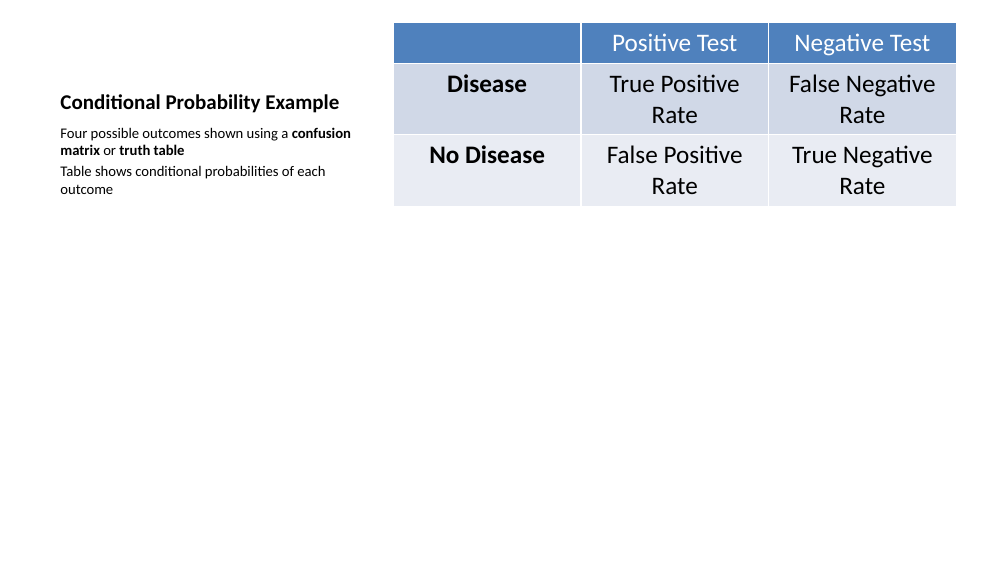
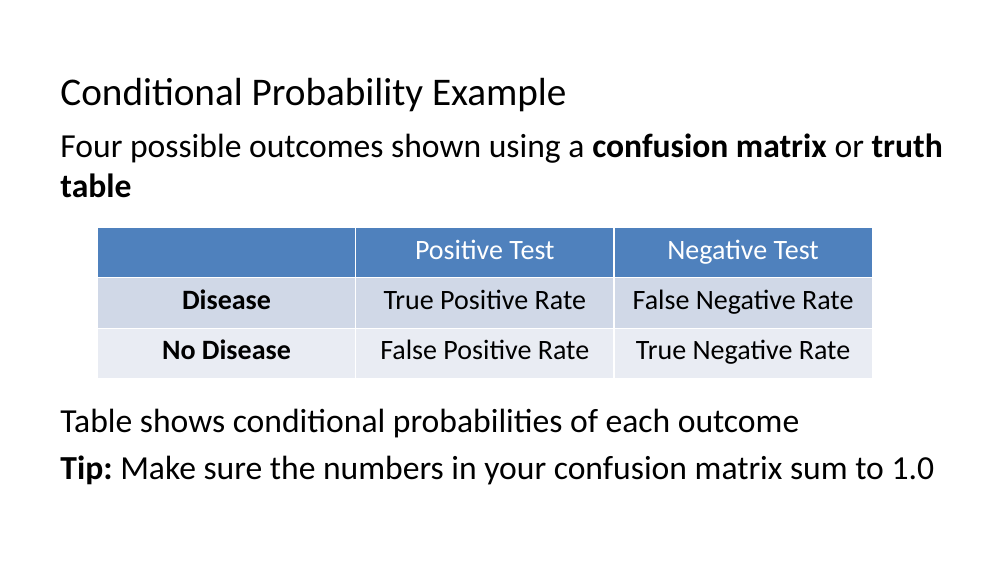
Before and after one commit to StephenElston/CSCI-E-83, a slide deck: slide 28 of LectureSlides/03b_WhenOneThingDependsOnAother.pptx (slide 24 before the commit). Drawn at 1008x567 pixels with LibreOffice and Linux fonts; fonts in the diff are those of the drawing. Boxes give left, top, right and bottom in pixels: in the first picture for what was removed or moved away, otherwise in the second. Text is boxed around its words. In the diff, an @@ line names an element or a change of style, - is before the commit and + after.

Commit message:
Edited Powerpoint slide deck

```diff
--- a/LectureSlides/03b_WhenOneThingDependsOnAother.pptx
+++ b/LectureSlides/03b_WhenOneThingDependsOnAother.pptx
@@ title "Conditional Probability Example" at [60,77,566,112]: size 15 to 28 pt, bold off @@
@@ text at [60,133,943,438]: size 10.5 to 24 pt in "Four possible outcomes shown using a confusion ...", "Table shows conditional probabilities of each outcome"; more space between paragraphs @@
@@ table at [98,228,872,379] @@
@@ size 18 to 20 pt @@
@@ table: place and size @@
-table at [393,22,956,198]
+table at [98,228,872,379]
@@ text at [60,455,935,485]: paragraph added @@
+Tip: Make sure the numbers in your confusion matrix sum to 1.0
```
Also in this commit, not shown: 14 other slides changed, 5 slides added, 2 slides removed.
